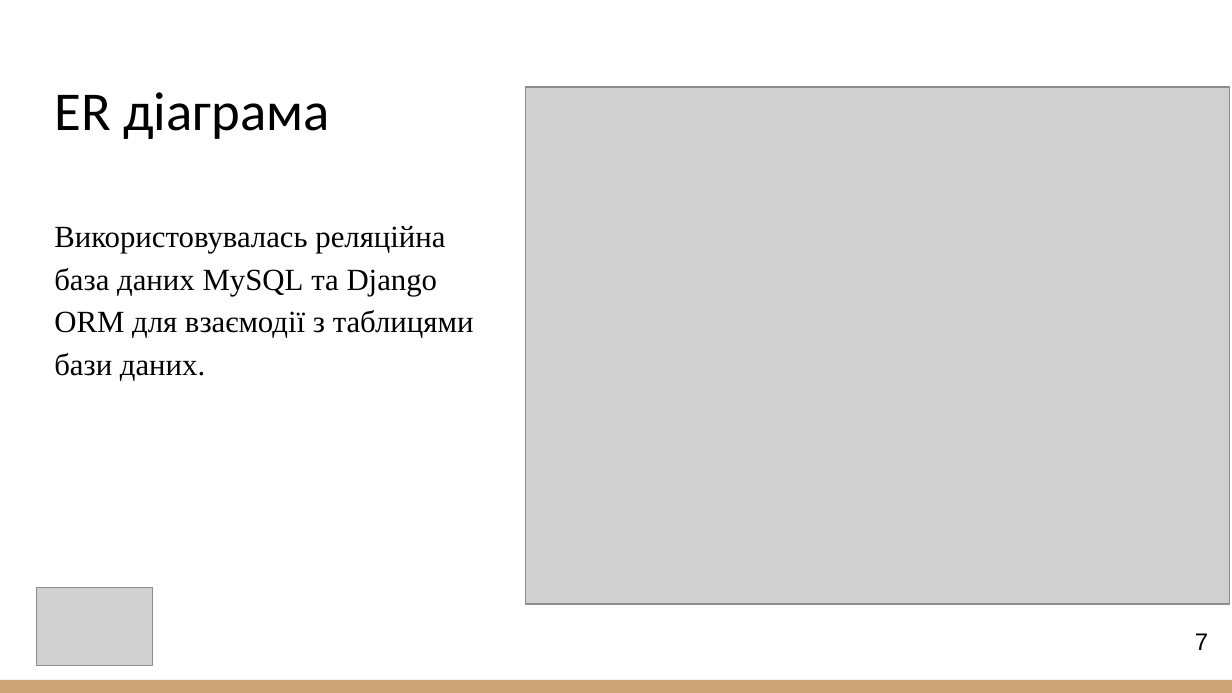
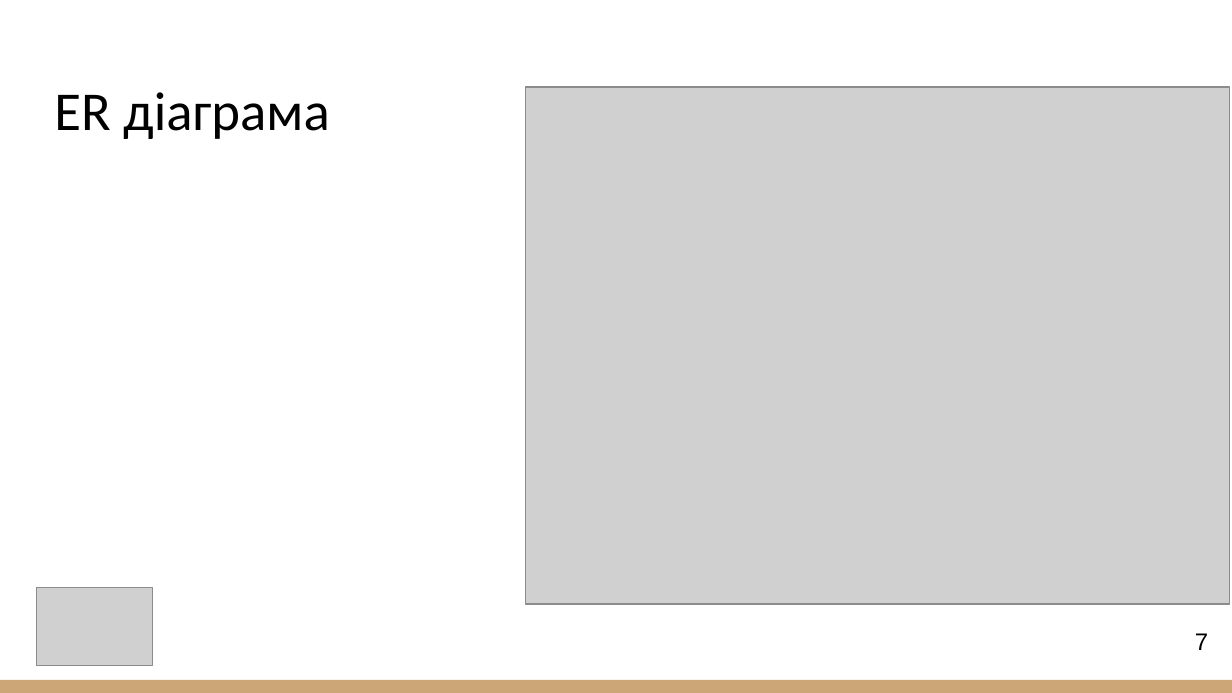
Before and after one commit to irynaMak2025/2025_B_PI_PZPIpz-23-1_Makieieva_I_G, a slide deck: slide 7 of 2025_B_PI_PZPIpz-23-1_Makieieva_I_G.pptx. Drawn at 1232x693 pixels with LibreOffice and Linux fonts; fonts in the diff are those of the drawing; grey boxes stand for pictures. Boxes give left, top, right and bottom in pixels: in the first picture for what was removed or moved away, otherwise in the second. Text is boxed around its words. In the diff, an @@ line names an element or a change of style, - is before the commit and + after.

```diff
--- a/2025_B_PI_PZPIpz-23-1_Makieieva_I_G.pptx
+++ b/2025_B_PI_PZPIpz-23-1_Makieieva_I_G.pptx
@@ text removed at [54,226,474,381] @@
-Використовувалась реляційна база даних MySQL та Django ORM для взаємодії з таблицями бази даних.
```
Also in this commit, not shown: 5 other slides changed.
